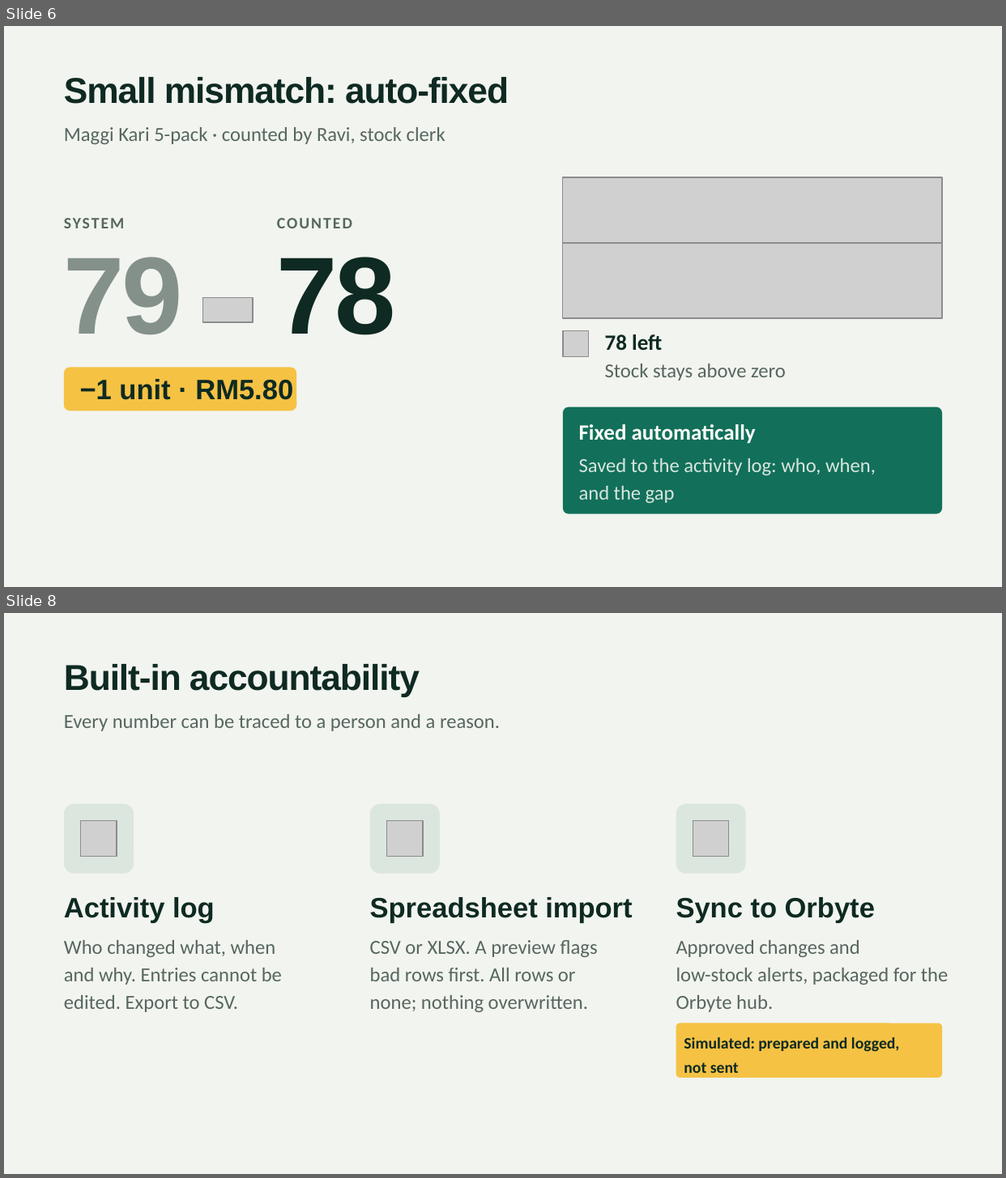
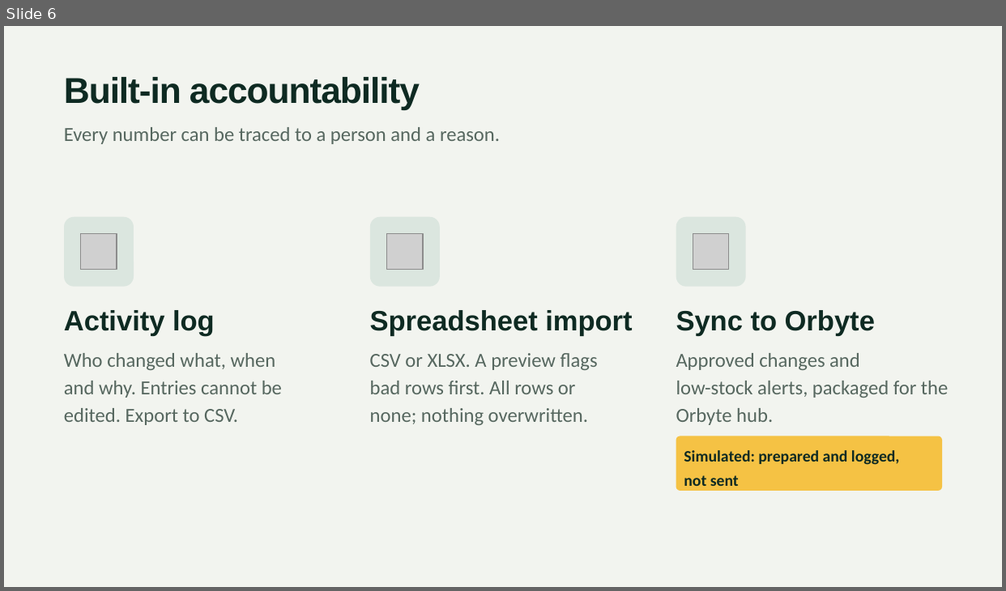
Before and after one commit to Adilkrab/Hackstreet-Boys, a slide deck: submission/SDC2026_HackstreetBoys_Stock_Manager_Pitch.pptx. Shown one above the other, each under a label of ours: slides 6 and 8 before the commit, slide 6 after it; the slides between them are not shown. The pictures are 1006x1178 and 1006x591 pixels, drawn with LibreOffice and Linux fonts; fonts in the diff are those of the drawing; grey boxes stand for pictures. Boxes give left, top, right and bottom in pixels: in the first picture for what was removed or moved away, otherwise in the second. Text is boxed around its words. In the diff, an @@ line names an element or a change of style, - is before the commit and + after.

Commit message:
Update stock manager pitch deck

```diff
--- a/submission/SDC2026_HackstreetBoys_Stock_Manager_Pitch.pptx
+++ b/submission/SDC2026_HackstreetBoys_Stock_Manager_Pitch.pptx
@@ slide 6 removed at [4, 26, 1002, 587], background #FFFFFF @@
@@ rectangle removed at [4, 26, 1002, 587] @@
@@ text removed at [64, 77, 509, 104] @@
-Small mismatch: auto-fixed
@@ text removed at [64, 127, 445, 144] @@
-Maggi Kari 5-pack · counted by Ravi, stock clerk
@@ text removed at [222, 127, 288, 141] @@
-COUNTED
@@ picture removed at [563, 180, 589, 206] @@
@@ picture removed at [563, 177, 942, 244] @@
@@ text removed at [64, 214, 164, 233] @@
-SYSTEM
@@ picture removed at [563, 244, 942, 319] @@
@@ text removed at [64, 257, 183, 335] @@
-79
@@ text removed at [277, 257, 396, 335] @@
-78
@@ picture removed at [563, 255, 589, 281] @@
@@ picture removed at [202, 297, 253, 322] @@
@@ picture removed at [563, 331, 589, 357] @@
@@ text removed at [605, 335, 662, 350] @@
-78 left
@@ text removed at [605, 364, 786, 381] @@
-Stock stays above zero
@@ rounded rectangle removed at [64, 367, 296, 412] @@
@@ text removed at [80, 379, 293, 400] @@
-−1 unit · RM5.80
@@ rounded rectangle removed at [563, 408, 942, 514] @@
@@ text removed at [579, 425, 756, 444] @@
-Fixed automatically
@@ text removed at [579, 459, 876, 504] @@
-Saved to the activity log: who, when,
-and the gap
@@ what was slide 8 is now slide 6 @@
```
Also in this commit, not shown: 1 other slide removed.
